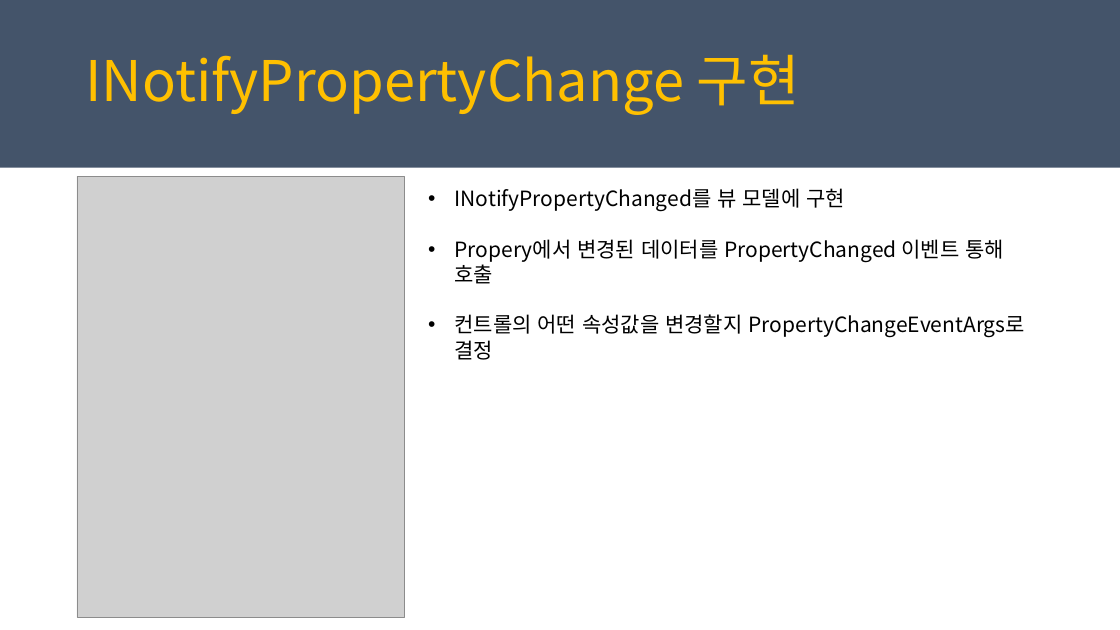
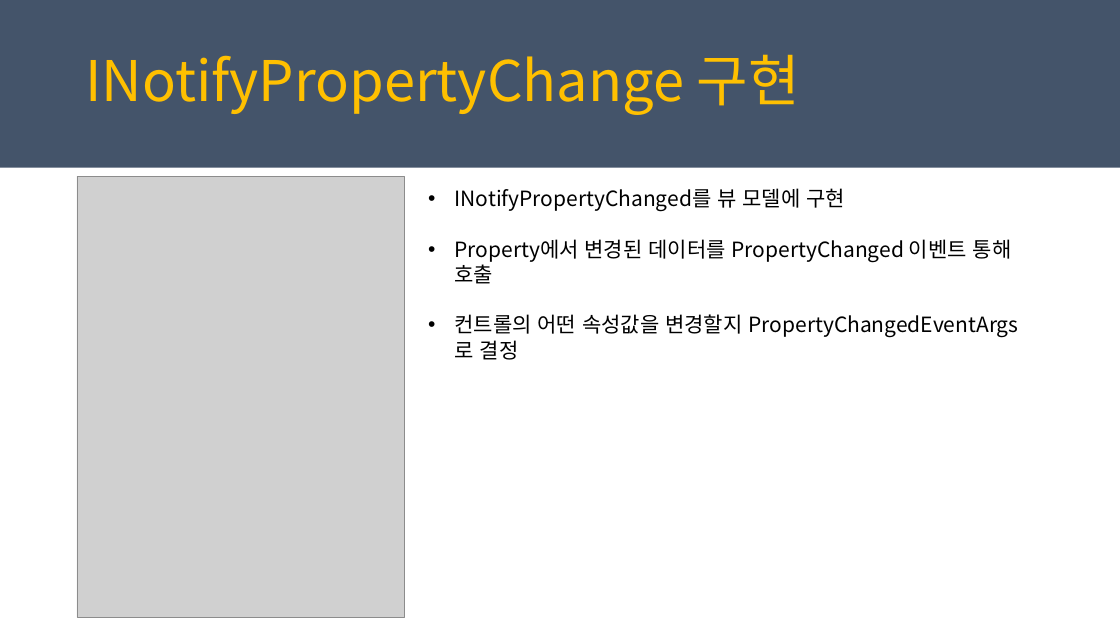
Before and after one commit to juniair/Summary-PPT, a slide deck: slide 14 of PRISM_MVVM_사용.pptx (slide 12 before the commit). Drawn at 1120x630 pixels with LibreOffice and Linux fonts; fonts in the diff are those of the drawing; grey boxes stand for pictures. Boxes give left, top, right and bottom in pixels: in the first picture for what was removed or moved away, otherwise in the second. Text is boxed around its words. In the diff, an @@ line names an element or a change of style, - is before the commit and + after.

```diff
--- a/PRISM_MVVM_사용.pptx
+++ b/PRISM_MVVM_사용.pptx
@@ text at box(454, 239, 1012, 360): text changed @@
-• Propery에서 변경된 데이터를 PropertyChanged 이벤트 통해 호출
-• 컨트롤의 어떤 속성값을 변경할지 PropertyChangeEventArgs로 결정
+• Property에서 변경된 데이터를 PropertyChanged 이벤트 통해 호출
+• 컨트롤의 어떤 속성값을 변경할지 PropertyChangedEventArgs로 결정
```
Also in this commit, not shown: 3 other slides changed, 3 slides added, 1 slide removed, 1 other file.
